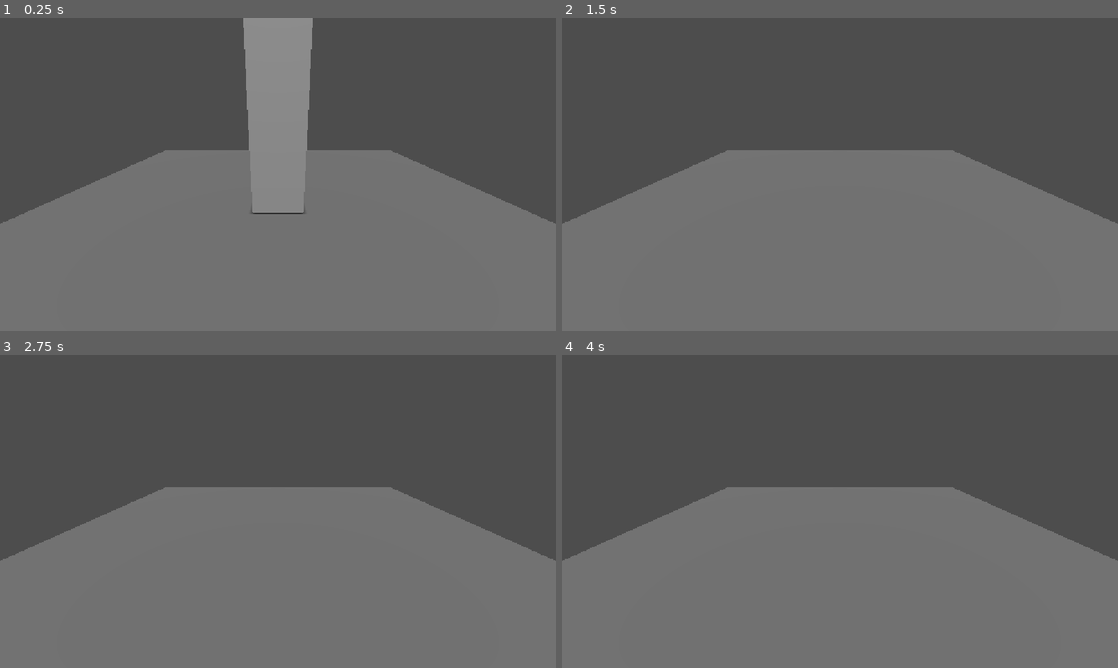
Above: before the commit, frames 1-4 (two rows, left to right).
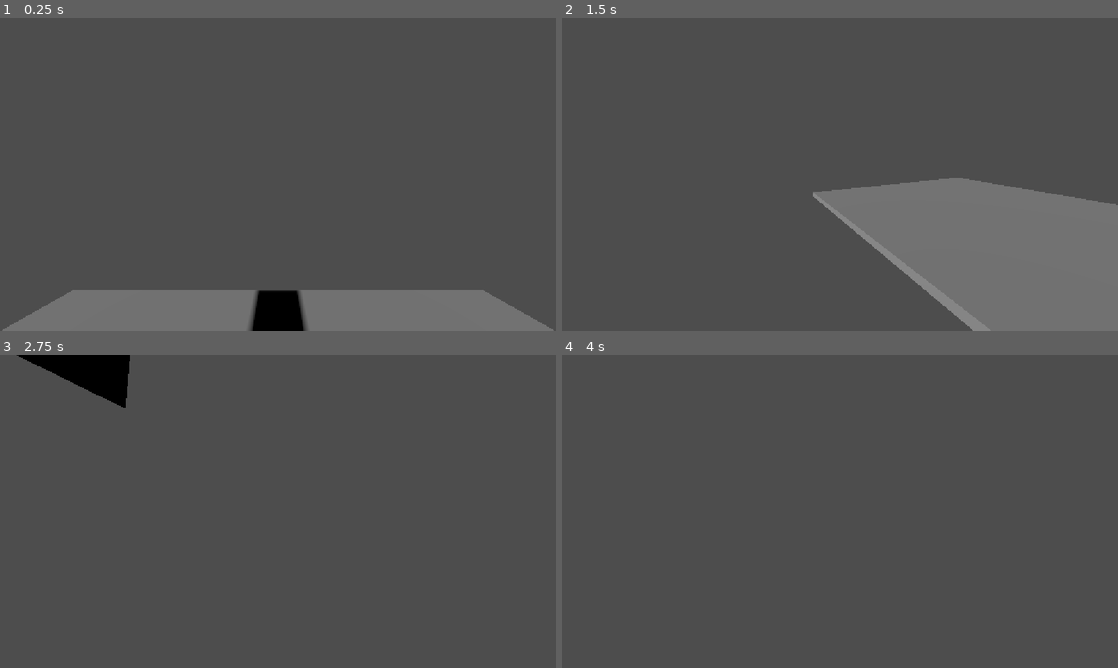
Above: after the commit, the same moments.

Repository: Psychopatate-spec/the-archive
Game: Godot game, scene res://bedroom.tscn
The game is run twice, just before and just after one commit, with the same random seed, the same clock (stepped at 60 frames per second) and the same inputs. The project has no main scene, so this scene is started directly.
Inputs (mouse positions are in pixels of both pictures, inside the frame that each line leads up to):
- Up to frame 1 (0.25 s): no input
- Up to frame 2 (1.5 s): tap Enter (ui_accept) at 0.5, 0.77 s; move the mouse to (962, 158) at 0.52 s; hold Right (ui_right) 0.53-1.28 s; move the mouse to (728, 190) at 1.27 s; hold Down (ui_down) from 1.28 s (still down)
- Up to frame 3 (2.75 s): tap Enter (ui_accept) at 1.52 s; move the mouse to (333, 442) at 2.02 s; release Down (ui_down) at 2.03 s; hold Right (ui_right) from 2.03 s (still down)
- Up to frame 4 (4 s): move the mouse to (812, 574) at 2.77 s; release Right (ui_right) at 2.78 s; hold Up (ui_up) 2.78-3.53 s; tap Enter (ui_accept) at 3.02, 3.5, 3.77 s; move the mouse to (1006, 558) at 3.52 s; hold Left (ui_left) from 3.53 s (still down)

The runs differ from the first frame. In frame 1, 45% of the frame differs, in the area x 0-100%, y 0-100%; in frame 2, 33%; in frame 3, 53%; in frame 4, 51%.

Commit message:
Add mouse camera controls

Diff:
--- a/bedroom.tscn
+++ b/bedroom.tscn
@@ -9,9 +9,6 @@
 size = Vector3(5, 0.1, 5)
 
 [node name="Bedroom" type="Node3D" unique_id=1377784509]
-
-[node name="Camera3D" type="Camera3D" parent="." unique_id=785797755]
-transform = Transform3D(1, 0, 0, 0, 0.93955684, 0.34239298, 0, -0.34239298, 0.93955684, 0, 1.0412674, 2.0016356)
 
 [node name="Floor" type="StaticBody3D" parent="." unique_id=918528502]
 transform = Transform3D(1, 0, 0, 0, 1, 0, 0, 0, 1, 0, -0.055, 0)
--- a/character_body_3d.gd
+++ b/character_body_3d.gd
@@ -1,9 +1,13 @@
 extends CharacterBody3D
 
+@onready var camera_pivot = $CameraPivot
 
 const SPEED = 5.0
 const JUMP_VELOCITY = 4.5
+const MOUSE_SENSITIVITY = 0.005
 
+func _ready() -> void:
+	Input.mouse_mode = Input.MOUSE_MODE_CAPTURED
 
 func _physics_process(delta: float) -> void:
 	# Add the gravity.
@@ -26,3 +30,8 @@
 		velocity.z = move_toward(velocity.z, 0, SPEED)
 
 	move_and_slide()
+
+func _input(event):
+	if event is InputEventMouseMotion:
+		rotate_y(event.relative.x * -MOUSE_SENSITIVITY)
+		camera_pivot.rotate_x(event.relative.y * -MOUSE_SENSITIVITY)
--- a/character_body_3d.tscn
+++ b/character_body_3d.tscn
@@ -16,3 +16,9 @@
 
 [node name="CollisionShape3D" type="CollisionShape3D" parent="." unique_id=741861333]
 shape = SubResource("BoxShape3D_lwwh2")
+
+[node name="CameraPivot" type="Node3D" parent="." unique_id=735491443]
+transform = Transform3D(1, 0, 0, 0, 1, 0, 0, 0, 1, 0, 0.5601624, 0)
+
+[node name="Camera3D" type="Camera3D" parent="CameraPivot" unique_id=1111750032]
+current = true
